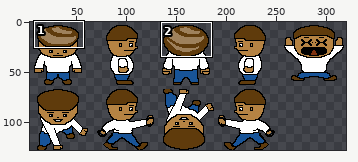
Sprite sheet: images/hero-skin-sprite.png. Above: a wide view before the commit, with the close-up outlined.
Close-up. Before:
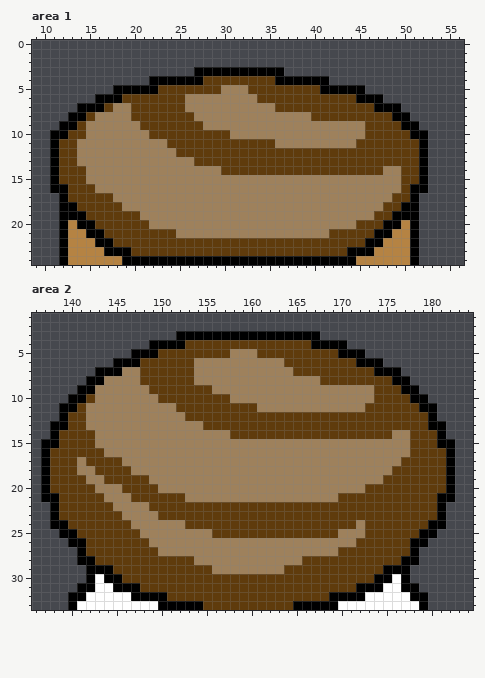
The file is 320x128 pixels. Colours within 5 levels of each other are drawn and written as one. Shown: area 1: x 9..56, y 0..24; area 2: x 136..184, y 1..33. The wide view leaves out empty margins. The commit also changed other parts of the picture, which this record leaves out.
And afterwards:
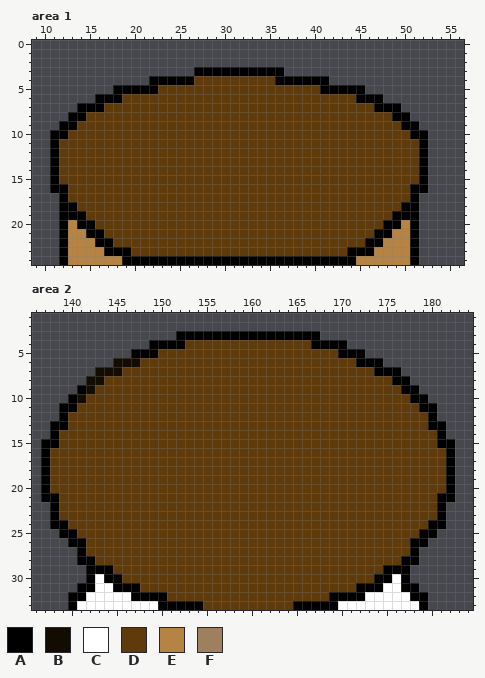
Palette (. is transparent): A #000000  B #130c02  C #ffffff  D #5f3b0c  E #b58343  F #9e815c
Diff:
--- area 1
@@ x 9..56 @@
  3 ..................AAAAAAAAAA....................
- 4 .............AAAAAADDDDDDDDAAAAAA...............
- 5 .........AAAAADDDDDDDFFFDDDDDDDDAAAAA...........
- 6 .......AAADDDDDDDFFFFFFFFDDDDDDDDDDDAAA.........
- 7 .....AAADFFDDDDDDFFFFFFFFFFDDDDDDDDDDDAAA.......
- 8 ....AADFFFFDDDDDDDFFFFFFFFFFFFFDDDDDDDDDAA......
- 9 ...AADFFFFFFDDDDDDDFFFFFFFFFFFFFFFFFFDDDDAA.....
-10 ..AADDFFFFFFFDDDDDDDDDFFFFFFFFFFFFFFFDDDDDAA....
-11 ..ADDFFFFFFFFFFDDDDDDDDDDDDFFFFFFFFFDDDDDDDA....
-12 ..ADDFFFFFFFFFFFDDDDDDDDDDDDDDDDDDDDDDDDDDDA....
-13 ..ADDFFFFFFFFFFFFFDDDDDDDDDDDDDDDDDDDDDDDDDA....
-14 ..ADDDFFFFFFFFFFFFFFFDDDDDDDDDDDDDDDDDDFFDDA....
-15 ..ADDDFFFFFFFFFFFFFFFFFFFFFFFFFFFFFFFFFFFDDA....
-16 ..AADDDFFFFFFFFFFFFFFFFFFFFFFFFFFFFFFFFFFDAA....
-17 ...ADDDDDFFFFFFFFFFFFFFFFFFFFFFFFFFFFFFFDDA.....
-18 ...AADDDDDFFFFFFFFFFFFFFFFFFFFFFFFFFFFFDDAA.....
-19 ...AAADDDDDDFFFFFFFFFFFFFFFFFFFFFFFFFFDDAAA.....
-20 ...AEAADDDDDDFFFFFFFFFFFFFFFFFFFFFFFDDDAAEA.....
-21 ...AEEAADDDDDDDDFFFFFFFFFFFFFFFFFDDDDDAAEEA.....
+ 4 .............AAAAADDDDDDDDDAAAAAA...............
+ 5 .........AAAAADDDDDDDDDDDDDDDDDDAAAAA...........
+ 6 .......AAADDDDDDDDDDDDDDDDDDDDDDDDDDAAA.........
+ 7 .....AAADDDDDDDDDDDDDDDDDDDDDDDDDDDDDDAAA.......
+ 8 ....AADDDDDDDDDDDDDDDDDDDDDDDDDDDDDDDDDDAA......
+ 9 ...AADDDDDDDDDDDDDDDDDDDDDDDDDDDDDDDDDDDDAA.....
+10 ..AADDDDDDDDDDDDDDDDDDDDDDDDDDDDDDDDDDDDDDAA....
+11 ..ADDDDDDDDDDDDDDDDDDDDDDDDDDDDDDDDDDDDDDDDA....
+12 ..ADDDDDDDDDDDDDDDDDDDDDDDDDDDDDDDDDDDDDDDDA....
+13 ..ADDDDDDDDDDDDDDDDDDDDDDDDDDDDDDDDDDDDDDDDA....
+14 ..ADDDDDDDDDDDDDDDDDDDDDDDDDDDDDDDDDDDDDDDDA....
+15 ..ADDDDDDDDDDDDDDDDDDDDDDDDDDDDDDDDDDDDDDDDA....
+16 ..AADDDDDDDDDDDDDDDDDDDDDDDDDDDDDDDDDDDDDDAA....
+17 ...ADDDDDDDDDDDDDDDDDDDDDDDDDDDDDDDDDDDDDDA.....
+18 ...AADDDDDDDDDDDDDDDDDDDDDDDDDDDDDDDDDDDDAA.....
+19 ...AAADDDDDDDDDDDDDDDDDDDDDDDDDDDDDDDDDDAAA.....
+20 ...AEAADDDDDDDDDDDDDDDDDDDDDDDDDDDDDDDDAAEA.....
+21 ...AEEAADDDDDDDDDDDDDDDDDDDDDDDDDDDDDDAAEEA.....
 22 ...AEEEAADDDDDDDDDDDDDDDDDDDDDDDDDDDDAAEEEA.....
--- area 2
@@ x 136..184 @@
  4 .............AAAADDDDDDDDDDDDDDAAAA..............
- 5 ...........AAADDDDDDDDFFFDDDDDDDDDAAA............
- 6 .........AAADDDDDDFFFFFFFFFFDDDDDDDDAAA..........
- 7 .......AAAFFDDDDDDFFFFFFFFFFFDDDDDDDDDAAA........
- 8 ......AAFFFFDDDDDDFFFFFFFFFFFFFFDDDDDDDDAA.......
- 9 .....AAFFFFFFDDDDDDDFFFFFFFFFFFFFFFFFFDDDAA......
-10 ....AADFFFFFFFDDDDDDDDFFFFFFFFFFFFFFFFDDDDAA.....
-11 ...AADFFFFFFFFFFDDDDDDDDDFFFFFFFFFFFFDDDDDDAA....
-12 ...ADDFFFFFFFFFFFDDDDDDDDDDDDDDDDDDDDDDDDDDDA....
-13 ..AADDFFFFFFFFFFFFFDDDDDDDDDDDDDDDDDDDDDDDDDAA...
-14 ..ADDDDFFFFFFFFFFFFFFFDDDDDDDDDDDDDDDDDDFFDDDA...
-15 .AADDDDFFFFFFFFFFFFFFFFFFFFFFFFFFFFFFFFFFFDDDAA..
-16 .ADDDDDDFFFFFFFFFFFFFFFFFFFFFFFFFFFFFFFFFFDDDDA..
-17 .ADDDFDDDDFFFFFFFFFFFFFFFFFFFFFFFFFFFFFFFDDDDDA..
-18 .ADDDFFDDDDFFFFFFFFFFFFFFFFFFFFFFFFFFFFFDDDDDDA..
-19 .ADDDDFFDDDDDFFFFFFFFFFFFFFFFFFFFFFFFFFDDDDDDDA..
-20 .ADDDDDFFFDDDDFFFFFFFFFFFFFFFFFFFFFFFDDDDDDDDDA..
-21 .AADDDDDFFFDDDDDDFFFFFFFFFFFFFFFFFDDDDDDDDDDDAA..
-22 ..ADDDDDDFFFFDDDDDDDDDDDDDDDDDDDDDDDDDDDDDDDDA...
-23 ..ADDDDDDDFFFFDDDDDDDDDDDDDDDDDDDDDDDDDDDDDDDA...
-24 ..AADDDDDDDFFFFFFDDDDDDDDDDDDDDDDDDDFDDDDDDDAA...
-25 ...AADDDDDDDFFFFFFFFDDDDDDDDDDDDDDFFFDDDDDDAA....
-26 ....AADDDDDDDFFFFFFFFFFFFFFFFFFFFFFFDDDDDDAA.....
-27 .....ADDDDDDDDFFFFFFFFFFFFFFFFFFFFDDDDDDDDA......
-28 .....AADDDDDDDDDDDFFFFFFFFFFFFDDDDDDDDDDDAA......
-29 ......AAADDDDDDDDDDDFFFFFFFFDDDDDDDDDDDAAA.......
+ 5 ...........AAADDDDDDDDDDDDDDDDDDDDAAA............
+ 6 .........BBBDDDDDDDDDDDDDDDDDDDDDDDDAAA..........
+ 7 .......BBBDDDDDDDDDDDDDDDDDDDDDDDDDDDDAAA........
+ 8 ......BBDDDDDDDDDDDDDDDDDDDDDDDDDDDDDDDDAA.......
+ 9 .....ABDDDDDDDDDDDDDDDDDDDDDDDDDDDDDDDDDDAA......
+10 ....ABDDDDDDDDDDDDDDDDDDDDDDDDDDDDDDDDDDDDAA.....
+11 ...AADDDDDDDDDDDDDDDDDDDDDDDDDDDDDDDDDDDDDDAA....
+12 ...ADDDDDDDDDDDDDDDDDDDDDDDDDDDDDDDDDDDDDDDDA....
+13 ..AADDDDDDDDDDDDDDDDDDDDDDDDDDDDDDDDDDDDDDDDAA...
+14 ..ADDDDDDDDDDDDDDDDDDDDDDDDDDDDDDDDDDDDDDDDDDA...
+15 .AADDDDDDDDDDDDDDDDDDDDDDDDDDDDDDDDDDDDDDDDDDAA..
+16 .ADDDDDDDDDDDDDDDDDDDDDDDDDDDDDDDDDDDDDDDDDDDDA..
+17 .ADDDDDDDDDDDDDDDDDDDDDDDDDDDDDDDDDDDDDDDDDDDDA..
+18 .ADDDDDDDDDDDDDDDDDDDDDDDDDDDDDDDDDDDDDDDDDDDDA..
+19 .ADDDDDDDDDDDDDDDDDDDDDDDDDDDDDDDDDDDDDDDDDDDDA..
+20 .ADDDDDDDDDDDDDDDDDDDDDDDDDDDDDDDDDDDDDDDDDDDDA..
+21 .AADDDDDDDDDDDDDDDDDDDDDDDDDDDDDDDDDDDDDDDDDDAA..
+22 ..ADDDDDDDDDDDDDDDDDDDDDDDDDDDDDDDDDDDDDDDDDDA...
+23 ..ADDDDDDDDDDDDDDDDDDDDDDDDDDDDDDDDDDDDDDDDDDA...
+24 ..AADDDDDDDDDDDDDDDDDDDDDDDDDDDDDDDDDDDDDDDDAA...
+25 ...AADDDDDDDDDDDDDDDDDDDDDDDDDDDDDDDDDDDDDDAA....
+26 ....AADDDDDDDDDDDDDDDDDDDDDDDDDDDDDDDDDDDDAA.....
+27 .....ADDDDDDDDDDDDDDDDDDDDDDDDDDDDDDDDDDDDA......
+28 .....AADDDDDDDDDDDDDDDDDDDDDDDDDDDDDDDDDDAA......
+29 ......AAADDDDDDDDDDDDDDDDDDDDDDDDDDDDDDAAA.......
 30 ......ACAADDDDDDDDDDDDDDDDDDDDDDDDDDDDAACA.......
